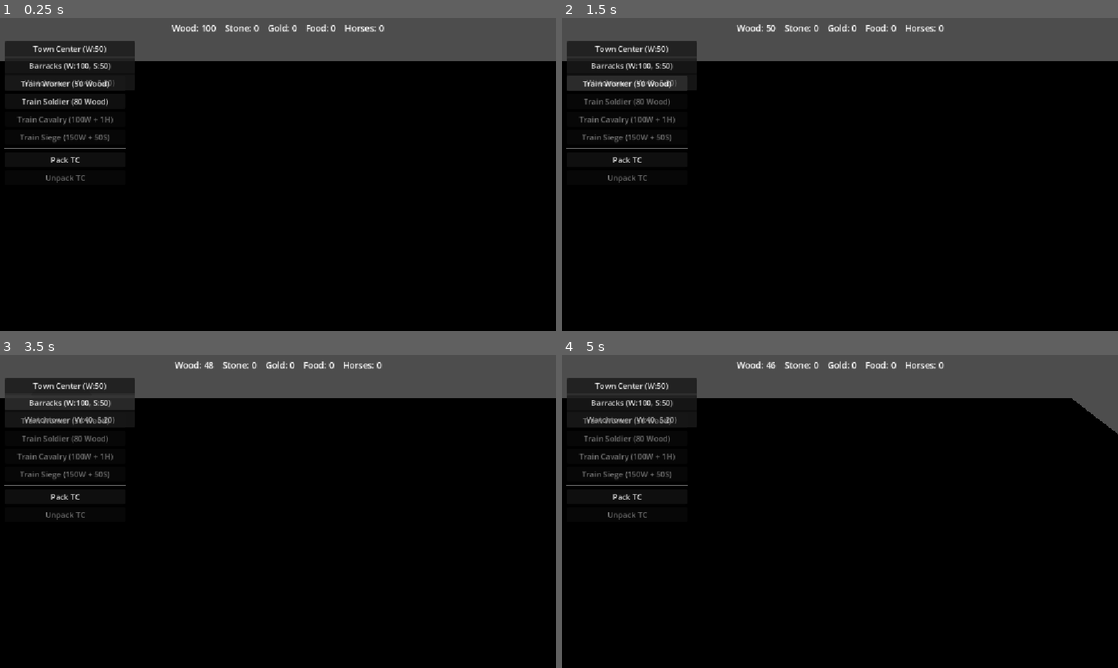
Above: before the commit, frames 1-4 (two rows, left to right).
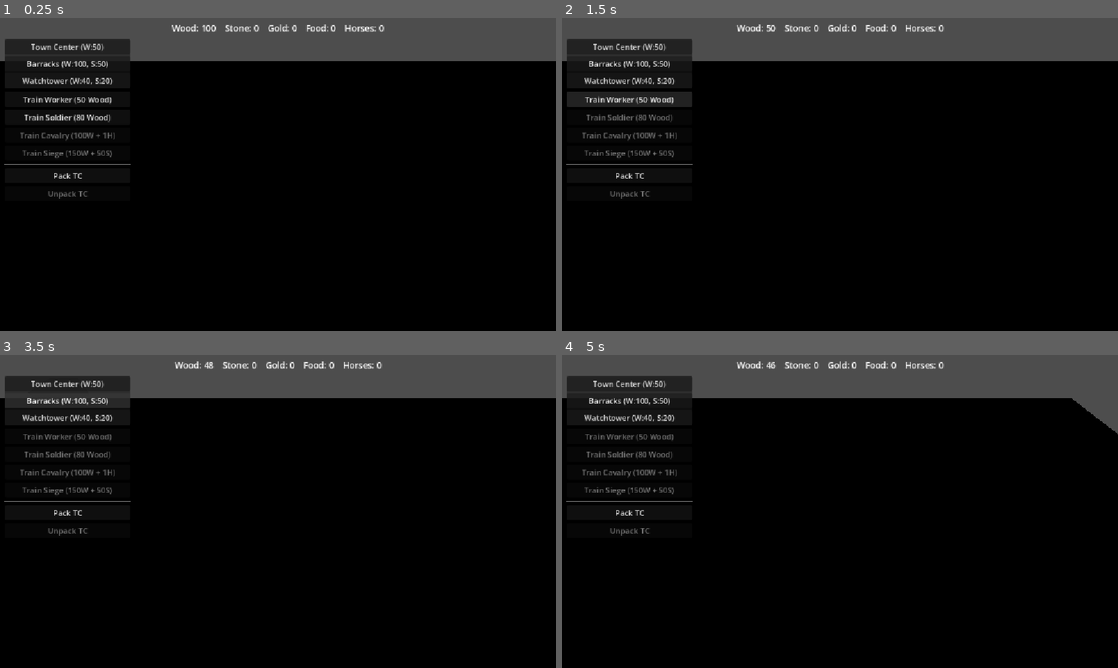
Above: after the commit, the same moments.

Repository: Ferrum-t/RTS-Game
Game: Godot game, scene res://Scenes/World/World.tscn
Two runs of this game, one before a commit and one after it. Both use one fixed random seed, a clock stepped at 60 frames per second and the inputs below.
Inputs (mouse positions are in pixels of both pictures, inside the frame that each line leads up to):
- Up to frame 1 (0.25 s): no input
- Up to frame 2 (1.5 s): click "Town Center (W:50)" at 0.5 s; click "Train Worker (50 Wood)" at 1.25 s
- Up to frame 3 (3.5 s): click "Pack TC" at 2 s; click "Barracks (W:100, S:50)" at 2.75 s
- Up to frame 4 (5 s): click "Watchtower (W:40, S:20)" at 3.5 s; tap Enter at 4.25 s; move the mouse to (962, 495) at 4.27 s; hold D (move_right) from 4.28 s (still down); tap C at 4.35 s; click (962, 495) at 4.42 s

The runs differ from the first frame. In frame 1, 2.2% of the frame differs, in the area x 0-25%, y 6-58%; in frame 2, 3.1%; in frame 3, 2.3%; in frame 4, 2.1%.

Commit message:
fix(ui): single left VBox so BuildPanel and ActionPanel no longer overlap

Diff:
--- a/Scenes/UI/ui.tscn
+++ b/Scenes/UI/ui.tscn
@@ -26,59 +26,63 @@
 horizontal_alignment = 1
 script = ExtResource("4_resui")
 
-[node name="BuildPanel" type="PanelContainer" parent="."]
+[node name="LeftPanel" type="VBoxContainer" parent="."]
 offset_left = 10.0
-offset_top = 48.0
-offset_right = 280.0
-offset_bottom = 78.0
+offset_top = 44.0
+offset_right = 270.0
+offset_bottom = 520.0
+theme_override_constants/separation = 8
+
+[node name="BuildPanel" type="PanelContainer" parent="LeftPanel"]
+layout_mode = 2
+size_flags_horizontal = 3
 script = ExtResource("1_ahcct")
 build_catalog = ExtResource("2_de23q")
 build_button_scene = ExtResource("3_c7mb3")
 
-[node name="VBoxContainer" type="VBoxContainer" parent="BuildPanel"]
+[node name="VBoxContainer" type="VBoxContainer" parent="LeftPanel/BuildPanel"]
 layout_mode = 2
+theme_override_constants/separation = 4
 
-[node name="ActionPanel" type="VBoxContainer" parent="."]
-offset_left = 10.0
-offset_top = 120.0
-offset_right = 260.0
-offset_bottom = 360.0
+[node name="ActionPanel" type="VBoxContainer" parent="LeftPanel"]
+layout_mode = 2
+size_flags_horizontal = 3
 theme_override_constants/separation = 6
 
-[node name="TrainWorkerButton" type="Button" parent="ActionPanel"]
+[node name="TrainWorkerButton" type="Button" parent="LeftPanel/ActionPanel"]
 custom_minimum_size = Vector2(240, 28)
 layout_mode = 2
 text = "Train Worker (50 Wood)"
 script = ExtResource("5_train")
 
-[node name="TrainSoldierButton" type="Button" parent="ActionPanel"]
+[node name="TrainSoldierButton" type="Button" parent="LeftPanel/ActionPanel"]
 custom_minimum_size = Vector2(240, 28)
 layout_mode = 2
 text = "Train Soldier (80 Wood)"
 script = ExtResource("6_soldier")
 
-[node name="TrainCavalryButton" type="Button" parent="ActionPanel"]
+[node name="TrainCavalryButton" type="Button" parent="LeftPanel/ActionPanel"]
 custom_minimum_size = Vector2(240, 28)
 layout_mode = 2
 text = "Train Cavalry (100W + 1H)"
 script = ExtResource("7_cav")
 
-[node name="TrainSiegeButton" type="Button" parent="ActionPanel"]
+[node name="TrainSiegeButton" type="Button" parent="LeftPanel/ActionPanel"]
 custom_minimum_size = Vector2(240, 28)
 layout_mode = 2
 text = "Train Siege (150W + 50S)"
 script = ExtResource("7b_siege")
 
-[node name="Sep" type="HSeparator" parent="ActionPanel"]
+[node name="Sep" type="HSeparator" parent="LeftPanel/ActionPanel"]
 layout_mode = 2
 
-[node name="PackButton" type="Button" parent="ActionPanel"]
+[node name="PackButton" type="Button" parent="LeftPanel/ActionPanel"]
 custom_minimum_size = Vector2(240, 28)
 layout_mode = 2
 text = "Pack TC"
 script = ExtResource("8_pack")
 
-[node name="UnpackButton" type="Button" parent="ActionPanel"]
+[node name="UnpackButton" type="Button" parent="LeftPanel/ActionPanel"]
 custom_minimum_size = Vector2(240, 28)
 layout_mode = 2
 text = "Unpack TC"
